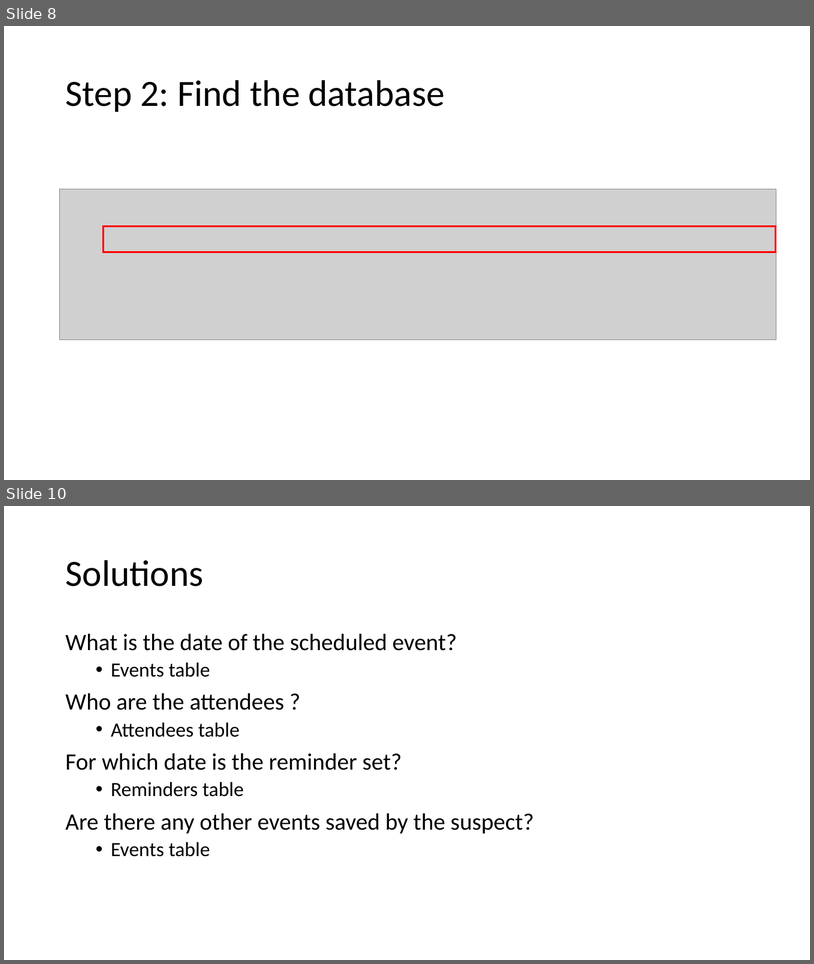
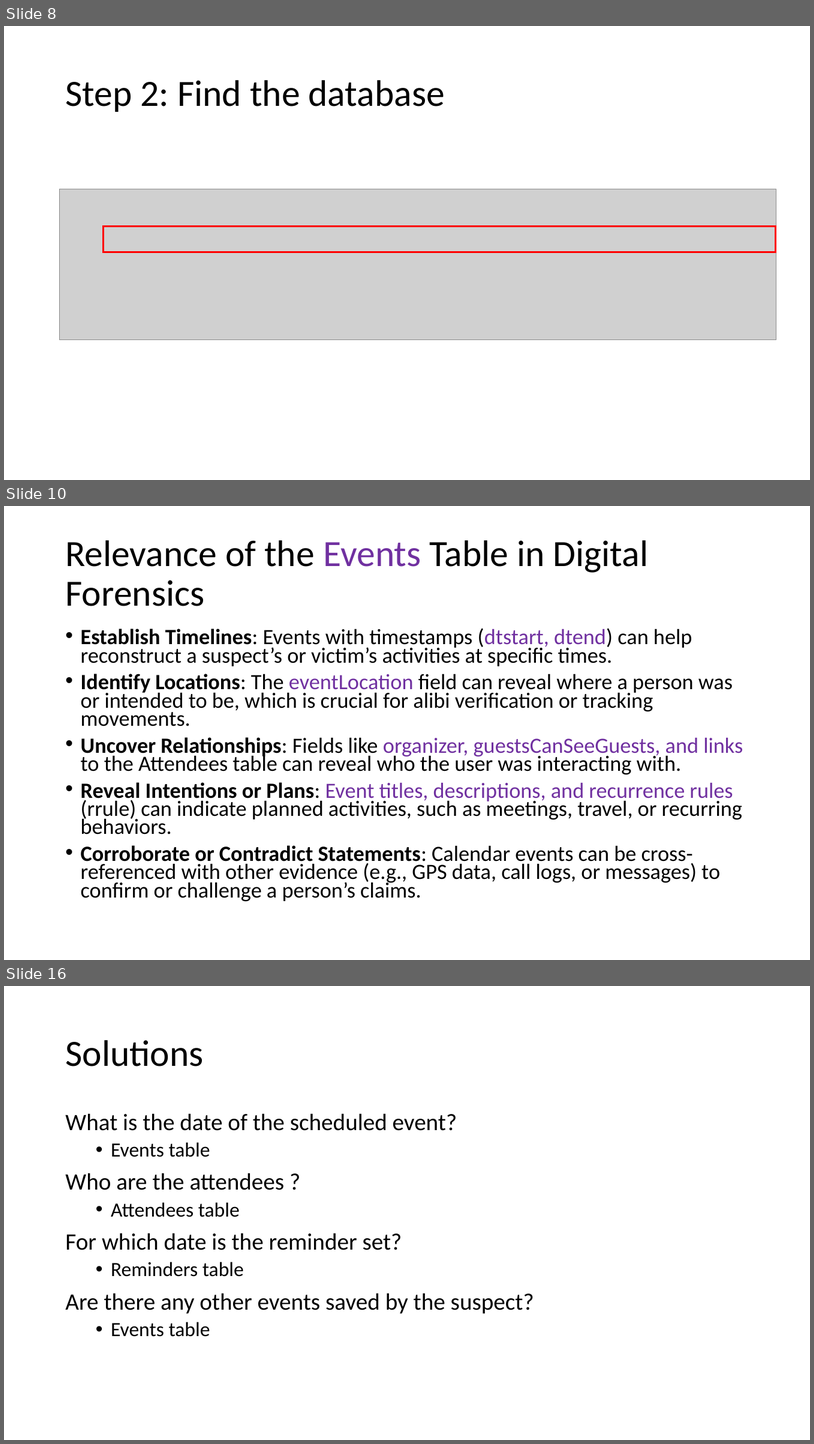
Before and after one commit to frankwxu/digital-forensics-lab, a slide deck: Android10/5_1_3_AOSP_App_Investigations_Calendar.pptx. Shown one above the other, each under a label of ours: slides 8 and 10 before the commit, slides 8, 10 and 16 after it; the slides between them are not shown. The pictures are 814x964 and 814x1444 pixels, drawn with LibreOffice and Linux fonts; fonts in the diff are those of the drawing; grey boxes stand for pictures; background and template pictures are left out. Boxes give left, top, right and bottom in pixels: in the first picture for what was removed or moved away, otherwise in the second. Text is boxed around its words. In the diff, an @@ line names an element or a change of style, - is before the commit and + after.

```diff
--- a/Android10/5_1_3_AOSP_App_Investigations_Calendar.pptx
+++ b/Android10/5_1_3_AOSP_App_Investigations_Calendar.pptx
@@ slide 10 added at box(4, 506, 810, 960), background #FFFFFF @@
@@ title added at box(65, 540, 649, 606), 44 pt, text #000000 @@
+Relevance of the Events Table in Digital Forensics
@@ text added at box(81, 628, 743, 901), 25.9 pt, text #000000 @@
+• Establish Timelines: Events with timestamps (dtstart, dtend) can help reconstruct a suspect’s or victim’s activities at specific times.
+• Identify Locations: The eventLocation field can reveal where a person was or intended to be, which is crucial for alibi verification or tracking movements.
+• Uncover Relationships: Fields like organizer, guestsCanSeeGuests, and links to the Attendees table can reveal who the user was interacting with.
+• Reveal Intentions or Plans: Event titles, descriptions, and recurrence rules (rrule) can indicate planned activities, such as meetings, travel, or recurring behaviors.
+• Corroborate or Contradict Statements: Calendar events can be cross-referenced with other evidence (e.g., GPS data, call logs, or messages) to confirm or challenge a person’s claims.
@@ what was slide 10 is now slide 16 @@
```
Also in this commit, not shown: 2 slides changed, 5 other slides added.
